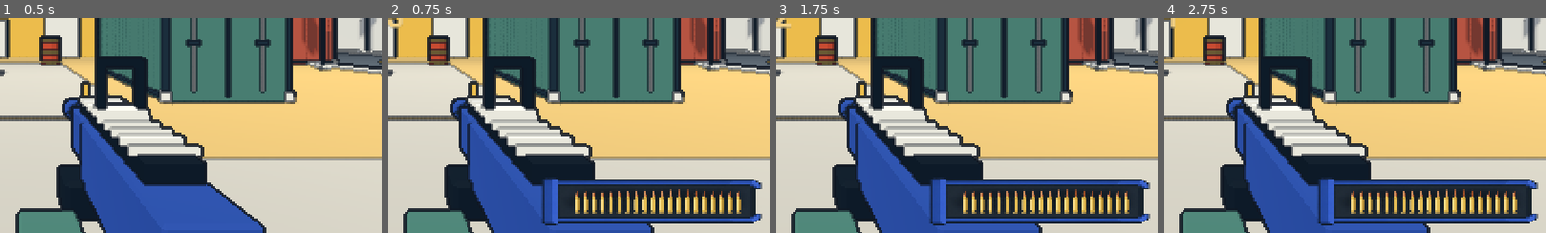
Above: before the commit, frames 1-4 (left to right).
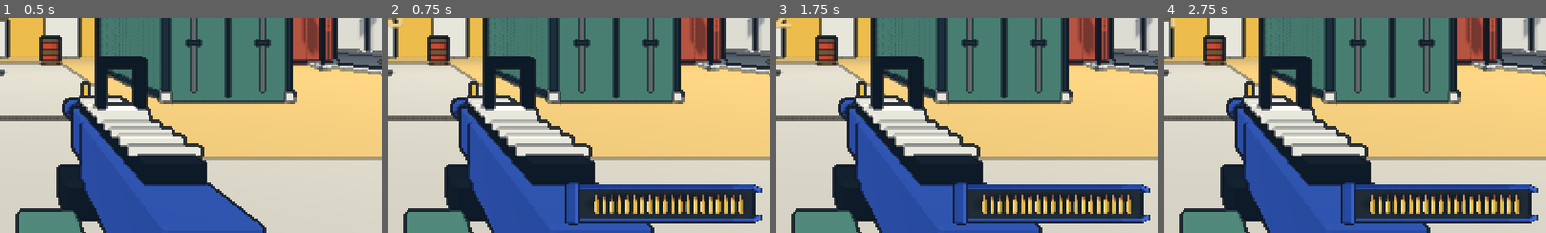
Above: after the commit, the same moments.

Repository: YicongCao/No-Art-FPS
Game: Godot game, scene res://scenes/main.tscn
The game is run twice, just before and just after one commit, with the same random seed, the same clock (stepped at 60 frames per second) and the same inputs. Sound files missing from this copy of the repository are replaced by a short silence.
Inputs (mouse positions are % of the whole screen's width and height, from its top left):
- Up to frame 1 (0.5 s): no input
- Up to frame 2 (0.75 s): click "PLAY" at 0.5 s
- Up to frame 3 (1.75 s): tap Enter (restart) at 1.25 s; move the mouse to (55, 50) at 1.27 s; press the mouse at (55, 50) at 1.28 s; hold W (forward) from 1.28 s (still down); tap Space (jump) at 1.52 s
- Up to frame 4 (2.75 s): keep holding W (forward); tap Enter (restart) at 2 s; move the mouse to (45, 50) at 2.02 s; release the mouse at (45, 50) at 2.03 s; tap M at 2.1 s; tap Space (jump) at 2.27 s
The pictures show only the part of the screen within x 49-99%, y 48-98%; the shares and areas given below are measured in that part.

Frame 1 is identical in both runs. In frame 2, 6.4% of the frame differs, in the area x 40-98%, y 74-97%; in frame 3, 6.4%; in frame 4, 6.4%.

Commit message:
Reduce magazine HUD area by twenty percent

Diff:
--- a/scripts/hud.gd
+++ b/scripts/hud.gd
@@ -25,6 +25,7 @@
 const CARTRIDGE_REGION = Rect2(773,574,400,108)
 const CASING_REGION = Rect2(773,574,280,108)
 const TIP_REGION = Rect2(1053,586,120,84)
+const MAGAZINE_SCALE = sqrt(.8)
 const FEED_TIME = .085
 const EJECTION_TIME = .48
 
@@ -32,11 +33,12 @@
 	var dip = 0.0
 	if game.reload_time>0 and not game.reduced_motion:
 		dip = sin(clampf(1-game.reload_time/.9,0,1)*PI)*12
-	return Rect2(size.x-448,size.y-124+dip,420,92)
+	var extent = Vector2(420,92)*MAGAZINE_SCALE
+	return Rect2(size-Vector2(28,32)-extent+Vector2(0,dip*MAGAZINE_SCALE),extent)
 
 func cartridge_rect(index: int) -> Rect2:
 	# A single horizontal row feeds right; each sprite points up.
-	return Rect2(magazine_rect().position+Vector2(368-index*16,24),Vector2(12.15,45))
+	return Rect2(magazine_rect().position+Vector2(368-index*16,24)*MAGAZINE_SCALE,Vector2(12.15,45)*MAGAZINE_SCALE)
 
 func ammo_fired() -> void:
 	feed_shift = FEED_TIME
@@ -48,19 +50,19 @@
 
 func draw_round(region: Rect2, center: Vector2, extent: Vector2, angle: float = -PI*.5, alpha: float = 1.0) -> void:
 	draw_set_transform(center,angle)
-	draw_texture_rect_region(MAGAZINE_ATLAS,Rect2(-extent*.5,extent),region,Color(1,1,1,alpha))
+	draw_texture_rect_region(MAGAZINE_ATLAS,Rect2(-extent*.5*MAGAZINE_SCALE,extent*MAGAZINE_SCALE),region,Color(1,1,1,alpha))
 	draw_set_transform(Vector2.ZERO)
 
 func draw_magazine() -> void:
 	var body = magazine_rect()
 	# The generated chamber has soft alpha; keep world/gun colors from bleeding through.
-	draw_rect(Rect2(body.position+Vector2(30,16),Vector2(376,60)),INK.darkened(.35))
+	draw_rect(Rect2(body.position+Vector2(30,16)*MAGAZINE_SCALE,Vector2(376,60)*MAGAZINE_SCALE),INK.darkened(.35))
 	# Rotate the generated empty shell so its feed lips face the right edge.
 	draw_set_transform(body.get_center(),PI*.5)
 	draw_texture_rect_region(MAGAZINE_ATLAS,Rect2(-Vector2(body.size.y,body.size.x)*.5,Vector2(body.size.y,body.size.x)),MAGAZINE_REGION)
 	draw_set_transform(Vector2.ZERO)
 	for i in range(clampi(game.ammo,0,game.MAGAZINE_SIZE)):
-		var center = cartridge_rect(i).get_center()-Vector2(16*feed_shift/FEED_TIME,0)
+		var center = cartridge_rect(i).get_center()-Vector2(16*feed_shift/FEED_TIME,0)*MAGAZINE_SCALE
 		draw_round(CARTRIDGE_REGION,center,Vector2(45,12.15))
 	for age in ejections:
 		var origin = cartridge_rect(0).get_center()
@@ -71,14 +73,14 @@
 		if game.reduced_motion:
 			travel = Vector2(16*t,-10*t)
 			rotation_amount = t*.5
-		draw_round(CASING_REGION,origin+travel,Vector2(31.5,12.15),-PI*.5+rotation_amount,alpha)
+		draw_round(CASING_REGION,origin+travel*MAGAZINE_SCALE,Vector2(31.5,12.15),-PI*.5+rotation_amount,alpha)
 		if age<.12:
-			draw_round(TIP_REGION,origin+Vector2(0,-23-age*420),Vector2(13.5,9.45),-PI*.5,1-age/.12)
+			draw_round(TIP_REGION,origin+Vector2(0,-23-age*420)*MAGAZINE_SCALE,Vector2(13.5,9.45),-PI*.5,1-age/.12)
 	if game.reload_time>0:
 		var progress = clampf(1-game.reload_time/.9,0,1)
-		var start = body.position+Vector2(12,body.size.y+7)
-		draw_line(start,start+Vector2(body.size.x-24,0),INK,3)
-		draw_line(start,start+Vector2((body.size.x-24)*progress,0),GOLD,3)
+		var start = body.position+Vector2(12*MAGAZINE_SCALE,body.size.y+7*MAGAZINE_SCALE)
+		draw_line(start,start+Vector2(body.size.x-24*MAGAZINE_SCALE,0),INK,3)
+		draw_line(start,start+Vector2((body.size.x-24*MAGAZINE_SCALE)*progress,0),GOLD,3)
 
 func _ready() -> void:
 	set_anchors_and_offsets_preset(Control.PRESET_FULL_RECT)
--- a/tests/magazine_check.gd
+++ b/tests/magazine_check.gd
@@ -78,7 +78,7 @@
 	var image = get_viewport().get_texture().get_image()
 	var scale = Vector2(image.get_size())/game.hud.size
 	var body: Rect2 = game.hud.magazine_rect()
-	var rect = Rect2i((body.position+Vector2(42,18))*scale,Vector2(349,60)*scale)
+	var rect = Rect2i((body.position+Vector2(42,18)*game.hud.MAGAZINE_SCALE)*scale,Vector2(349,60)*game.hud.MAGAZINE_SCALE*scale)
 	var count = count_gold_shapes(image,rect)
 	assert(count==expected,"Rendered cartridges: expected %d, found %d"%[expected,count])
 	if not filename.is_empty():image.save_png("res://artifacts/"+filename+".png")
Binary file changed: artifacts/magazine-00.png
Binary file changed: artifacts/magazine-08.png
Binary file changed: artifacts/magazine-19.png
Binary file changed: artifacts/magazine-ejection.png
Binary file changed: artifacts/magazine-full.png
Binary file changed: artifacts/magazine-refilled.png
Binary file changed: artifacts/magazine-small-window.png
